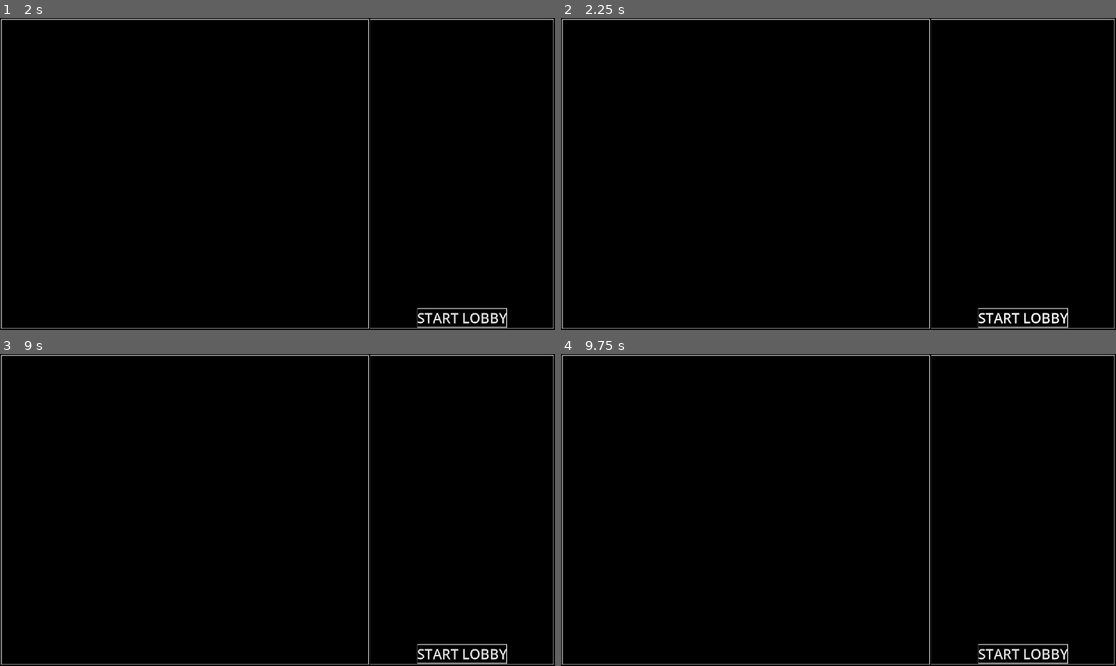
Above: before the commit, frames 1-4 (two rows, left to right).
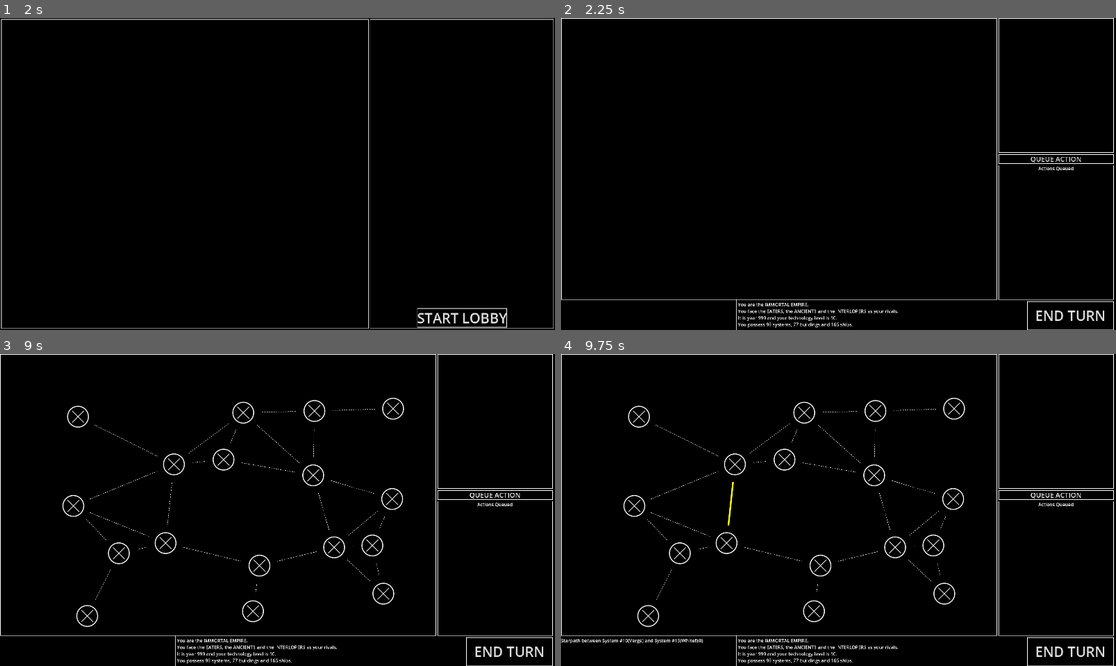
Above: after the commit, the same moments.

Repository: snhumphr/starpath
Game: Godot game, scene res://scenes/main_menu.tscn
The game is run twice, just before and just after one commit, with the same random seed, the same clock (stepped at 60 frames per second) and the same inputs.
Inputs (mouse positions are in pixels of both pictures, inside the frame that each line leads up to):
- Up to frame 1 (2 s): click (255, 158) at 0.52 s; type "12" at 0.6 s; click (488, 170) at 0.75 s; type "12" at 0.83 s; click "HOST LOBBY" at 1.25 s
- Up to frame 2 (2.25 s): click "START LOBBY" at 2 s
- Up to frame 3 (9 s): click (460, 653) at 2.75 s, where only the run before the commit has a clickable "START LOBBY"; click (493, 494) at 3.5 s, where only the run after the commit has a clickable "QUEUE ACTION"; click (510, 650) at 4.25 s, where only the run after the commit has a clickable "END TURN"; click (493, 494) at 5 s, where only the run after the commit has a clickable "QUEUE ACTION"; click (510, 650) at 5.75 s, where only the run after the commit has a clickable "END TURN"; click (460, 653) at 6.5 s, where only the run before the commit has a clickable "START LOBBY"; click (493, 494) at 7.25 s, where only the run after the commit has a clickable "QUEUE ACTION"; click (510, 650) at 8 s, where only the run after the commit has a clickable "END TURN"; tap Enter at 8.75 s; move the mouse to (399, 494) at 8.77 s; tap 1 (1) at 8.85 s; click (399, 494) at 8.92 s
- Up to frame 4 (9.75 s): tap 2 (2) at 9.05, 9.6 s; tap Space (queue) at 9.5 s; move the mouse to (727, 525) at 9.52 s; click (727, 525) at 9.67 s

Frame 1 is identical in both runs. In frame 2, 3.8% of the frame differs, in the area x 0-100%, y 0-100%; in frame 3, 5.2%; in frame 4, 5.5%.
Error before the commit: Out of bounds get index '0' (on base: 'PackedStringArray') (res://scripts/main_menu.gd:23)
Error after the commit: Out of bounds get index '0' (on base: 'PackedStringArray') (res://scripts/main_menu.gd:25)

Commit message:
Implements the ability to start the game from the lobby! Multiplayer testing is still needed though.

Diff:
--- a/project.godot
+++ b/project.godot
@@ -29,6 +29,7 @@
 queued_action=""
 player_card=""
 lobby=""
+menu=""
 
 [gui]
 
--- a/scenes/lobby.tscn
+++ b/scenes/lobby.tscn
@@ -138,3 +138,4 @@
 text = "START LOBBY"
 
 [connection signal="change_player" from="." to="." method="_on_change_player"]
+[connection signal="pressed" from="MarginContainer/HBoxContainer/Lobby/Control/StartButton" to="." method="_on_start_button_pressed"]
--- a/scenes/main_menu.tscn
+++ b/scenes/main_menu.tscn
@@ -6,6 +6,7 @@
 [ext_resource type="StyleBox" uid="uid://ch2885y5mpl7l" path="res://assets/panels/monowhite.tres" id="3_wu84c"]
 [ext_resource type="StyleBox" uid="uid://dpns7fitr3coh" path="res://assets/panels/monoblack.tres" id="4_8ln24"]
 [ext_resource type="PackedScene" uid="uid://dlxi3fppdrr23" path="res://scenes/lobby.tscn" id="6_rtw2f"]
+[ext_resource type="PackedScene" uid="uid://h8xst3bp4yeg" path="res://scenes/game.tscn" id="7_oa1go"]
 
 [sub_resource type="StyleBoxFlat" id="StyleBoxFlat_wu84c"]
 bg_color = Color(0, 0, 0, 1)
@@ -15,7 +16,7 @@
 [sub_resource type="StyleBoxFlat" id="StyleBoxFlat_8ln24"]
 bg_color = Color(0.6, 0.6, 0.6, 0)
 
-[node name="MainMenu" type="Control"]
+[node name="MainMenu" type="Control" groups=["menu"]]
 layout_mode = 3
 anchors_preset = 15
 anchor_right = 1.0
@@ -267,6 +268,11 @@
 visible = false
 layout_mode = 1
 
+[node name="Game" parent="." instance=ExtResource("7_oa1go")]
+visible = false
+layout_mode = 1
+
+[connection signal="start_game" from="." to="." method="_on_start_game"]
 [connection signal="pressed" from="MenuBar/VBoxContainer/HostButton" to="." method="_on_host_button_pressed"]
 [connection signal="pressed" from="MenuBar/VBoxContainer/JoinRow/MarginContainer/HBoxContainer/JoinButton" to="." method="_on_join_button_pressed"]
 [connection signal="pressed" from="MenuBar/ProfileBox/VBoxContainer/SaveButton" to="." method="_on_save_button_pressed"]
--- a/scripts/game.gd
+++ b/scripts/game.gd
@@ -34,11 +34,22 @@
 signal add_action_to_queue(action: FactionAction)
 signal remove_action_from_queue(action_index: int)
 
-func _ready() -> void:
+func start_game(players_dict: Dictionary, factions_dict: Dictionary) -> void:
 
 	self.selections = ActionSelection.new()
 	self.reset_highlight()
 	self.galaxy = GalaxyGen.init(53+53) #testing seed of 53 + 53
+
+	var temp_network_id_list: Array[int] = []
+
+	for key in players_dict:
+		temp_network_id_list.append(key)
+
+	var index: int = 1
+	for net_id in temp_network_id_list:
+		players_dict[net_id].player_id = index
+		self.player_ids[net_id] = index
+		index += 1
 
 	var neutral_player: Player = Player.new()
 	neutral_player.colour = Color.WHITE
@@ -48,23 +59,28 @@
 	neutral_player.network_id = -1
 	neutral_player.player_id = 0
 
-	var test_player: Player = Player.new()
-	test_player.player_name = "Arc"
-	test_player.colour = Color.BLUE
-	test_player.faction_id = Faction.FACTION_IDS.DEVOURER
-	test_player.network_id = 1
-	test_player.player_id = 1
-
-	self.player_ids = {1 : 1}
-
-	self.galaxy.players = [neutral_player, test_player]
-	self.galaxy.player_id = 1
+	#var test_player: Player = Player.new()
+	#test_player.player_name = "Arc"
+	#test_player.colour = Color.BLUE
+	#test_player.faction_id = Faction.FACTION_IDS.DEVOURER
+	#test_player.network_id = 1
+	#test_player.player_id = 1
+
+	self.galaxy.players = [neutral_player]
+	self.galaxy.player_id = player_ids[multiplayer.get_unique_id()]
+
 	self.galaxy.factions[0] = Faction.new()
 	self.galaxy.factions[0].player_id = 0
 	self.galaxy.factions[0].fac_id = Faction.FACTION_IDS.NONE
-	self.galaxy.factions[self.galaxy.player_id] = Eaters.new()
-	self.galaxy.factions[self.galaxy.player_id].init(self.galaxy.player_id)
-	self.galaxy.factions[self.galaxy.player_id].player_id = self.galaxy.player_id
+
+	for net_id in self.player_ids:
+		var player: Player = players_dict[net_id]
+		self.galaxy.players.append(player)
+		self.galaxy.factions[player.player_id] = factions_dict[player.faction_id].duplicate() #TODO: this might need a DEEP duplicate
+
+	#self.galaxy.factions[self.galaxy.player_id] = Eaters.new()
+	#self.galaxy.factions[self.galaxy.player_id].init(self.galaxy.player_id)
+	#self.galaxy.factions[self.galaxy.player_id].player_id = self.galaxy.player_id
 
 	self.galaxy.setup_order = self.GalaxyGen.generate_setup_order(self.galaxy)
 
--- a/scripts/lobby.gd
+++ b/scripts/lobby.gd
@@ -13,6 +13,11 @@
 	print(multiplayer.get_unique_id())
 
 	self.factions = self.init_factions()
+
+	print(multiplayer.get_unique_id() )
+
+	if multiplayer.get_unique_id() != 1:
+		self.get_node("MarginContainer/HBoxContainer/Lobby/Control/StartButton").set_visible(false)
 
 	rpc("add_player", player_name, player_colour.r, player_colour.g, player_colour.b)
 
@@ -82,5 +87,13 @@
 	if player.network_id == multiplayer.get_unique_id():
 		update_faction_display(player.faction_id)
 
+@rpc("authority", "call_local", "reliable")
+func start_game() -> void:
+	get_tree().call_group("menu", "emit_signal", "start_game", self.players, self.factions)
+
 func _on_change_player(new_faction_id: Faction.FACTION_IDS, new_name: String, r: float, g: float, b: float) -> void:
 	rpc.call("set_player", new_faction_id, new_name, r, g ,b)
+
+func _on_start_button_pressed() -> void:
+	if multiplayer.get_unique_id() == 1: #check probably not needed, but just in case
+		rpc.call("start_game")
--- a/scripts/main_menu.gd
+++ b/scripts/main_menu.gd
@@ -10,6 +10,8 @@
 const JOIN_IP_PATH = "user://joinip.txt"
 var host_IP: String
 var join_IP: String
+
+signal start_game(players: Dictionary)
 
 func _ready() -> void:
 
@@ -96,3 +98,11 @@
 	peer.create_server(PORT, max_connections)
 	multiplayer.multiplayer_peer = peer
 	self.swap_to_lobby()
+
+func _on_start_game(players: Dictionary, factions: Dictionary) -> void:
+	print("awoooo")
+	var game_node: Control = self.get_node("Game")
+	self.get_node("MenuBar").set_visible(false)
+	self.get_node("Lobby").set_visible(false)
+	game_node.set_visible(true)
+	game_node.start_game(players, factions)
Not shown: 1 places in scenes/main_menu.tscn that only renumber resources
